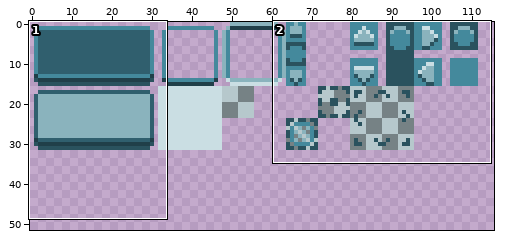
Two versions of one sprite sheet, Quadtastic/res/style.png. The first picture is a wide view before the edit; the outline marks the close-up.
Close-up. First the earlier version:
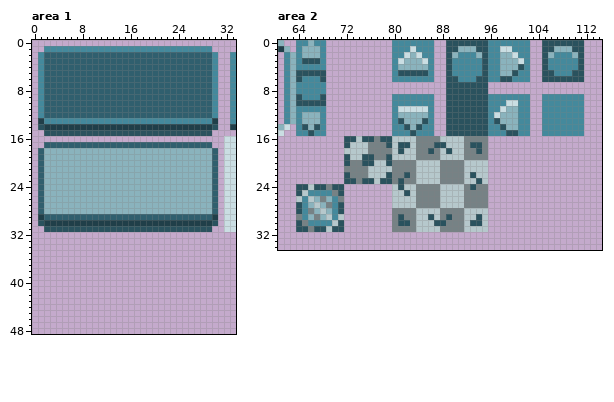
The file is 128x128 pixels. Shown: area 1: x 0..33, y 0..48; area 2: x 61..114, y 0..34. The wide view leaves out empty margins.
The result:
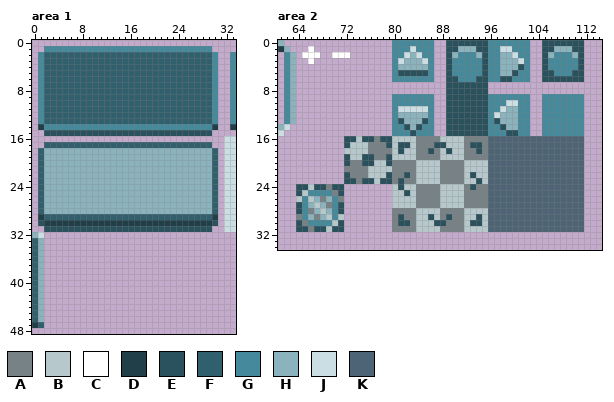
Palette (. is transparent): A #768285  B #b6c8cc  C #ffffff  D #203f49  E #2a525e  F #305f6e  G #44899c  H #8ab3bd  J #cadee3  K #4c6475
The author wrote: Add button icons and add button border to even out symmetry
The exact change:
Area 1:
y 13: x 1..30 DGGGGGGGGGGGGGGGGGGGGGGGGGGGGD -> GFFFFFFFFFFFFFFFFFFFFFFFFFFFFG
y 14: x 1..30 EDDDDDDDDDDDDDDDDDDDDDDDDDDDDE -> DGGGGGGGGGGGGGGGGGGGGGGGGGGGGD
y 32: x 0..1 .. -> HJ
y 33..46: x 0..1 .. -> FH
y 47: x 0..1 .. -> DF
Area 2:
y 0: x 64..68 GGHGG -> .....
y 1: x 64..68 GHHHG -> ..C..
y 2: x 64..68 GHHHG -> .CCC.; x 70..72 ... -> CCC
y 3: x 64..68 GEEEG -> ..C..
y 4: x 64..68 GGGGG -> .....
y 5: x 64..68 EEEEE -> .....
y 6: x 64..68 EGGGE -> .....
y 7..8: x 64..68 GGGGG -> .....
y 9: x 64..68 EGGGE -> .....
y 10: x 64..68 EEEEE -> .....
y 11: x 64..68 GGGGG -> .....
y 12..13: x 64..68 GHHHG -> .....
y 14: x 64..68 GEHEG -> .....
y 15: x 64..68 GGEGG -> .....
y 16..31: x 96..111 ................ -> KKKKKKKKKKKKKKKK
Changed places in both close-ups, as pixel boxes (x1, y1, x2, y2):
changed: (38, 118, 218, 130)
added: (32, 232, 44, 328)
changed: (296, 40, 350, 136)
added: (488, 136, 584, 232)
